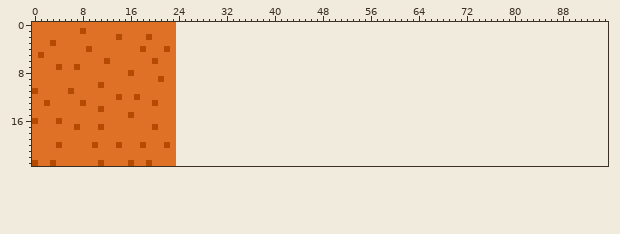
A pixel-art file gets an edit: graphics/lava1.ase. The first picture shows the starting point.
24x24 pixels, 1 frame. The old version is drawn lined up with the new one, on the new canvas.
And afterwards:
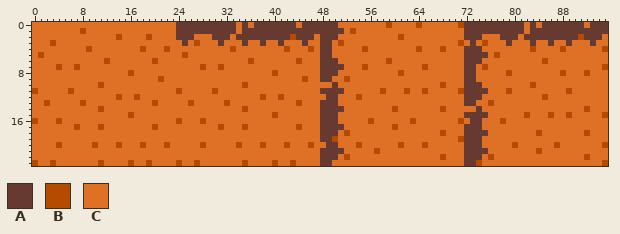
Palette (. is transparent): A #663931  B #b54b00  C #df7126
Commit message: Lava border tiles
Change:
canvas 24x24 -> 96x24
Changed rows in their new state; - is an unchanged pixel.
first column x 24:
 0 AAAAAAAAAACACAAAAAAACAAAAAACCCCCCCCBCCCCBCCCCCCBAAAAAAAAAACACAAAAAAACAAA
 1 AAAAAAAAAACAAAAAAAAAAAAAAAAACBCCCCCCCCCCCCCCCCCCAAAAAAAAAACAAAAAAAAAAAAA
 2 AAACCCAAACAAAAAAAAABAAACAAACCCCCCCCCCBCCCCCCCCCCAAACCCAAACAAAAAAAAABAAAC
 3 CACBCCCACCCACCACCACCCACCAACBCCCCCCCCCCCCCCCCCCCBCACBCCCACCCACCACCACCCACC
 4 CCCCCCCCCBCCCCCCCCBCCCBCAACCCCCBCCCCCCCCBCCCBCCCAAACCCCCCCCBCCCCBCCCCCCB
 5 CBCCCCCCCCCCCCCCCCCCCCCCAACCCCCCCCCCCCCCCCCCCCCCAAAACBCCCCCCCCCCCCCCCCCC
 6 CCCCCCCCCCCCBCCCCCCCBCCCAAACCCCCCCCBCCCCCCCCCCCCAAACCCCCCCCCCBCCCCCCCCCC
 7 CCCCBCCBCCCCCCCCCCCCCCCCAAAACCCBCCCCCCCCCBCCCCCCAACBCCCCCCCCCCCCCCCCCCCB
 8 CCCCCCCCCCCCCCCCBCCCCCCCAAACCCCCCCCCCBCCCCCCCCCCAACCCCCBCCCCCCCCBCCCBCCC
 9 CCCCCCCCCCCCCCCCCCCCCBCCAACCBCCCCCCCCCCCCCCCCCCCAACCCCCCCCCCCCCCCCCCCCCC
10 CCCCCCCCCCCBCCCCCCCCCCCCCCACCCCCCCCCCCCCCCCCBCCCAAACCCCCCCCBCCCCCCCCCCCC
11 BCCCCCBCCCCCCCCCCCCCCCCCAAAACCCCCCBCCCBCCBCCCCCBAAAACCCBCCCCCCCCCBCCCCCC
12 CCCCCCCCCCCCCCBCCBCCCCCCCAACCCBCCCCCCCCCCCCCCCCCAAACCCCCCCCCCBCCCCCCCCCC
13 CCBCCCCCBCCCCCCCCCCCBCCCAAACCCCCCCCCCCCCCCCCCCCCAACCBCCCCCCCCCCCCCCCCCCC
14 CCCCCCCCCCCBCCCCCCCCCCCCAAAACCCCCCCCBCCCCCCCBCCCCCACCCCCCCCCCCCCCCCCBCCC
15 CCCCCCCCCCCCCCCCBCCCCCCCAAACCCCCCCCCCCCCCCCCCCCCAAAACCCCCCBCCCBCCBCCCCCB
16 BCCCBCCCCCCCCCCCCCCCCCCCAAACCCCCBCCCCCCBCCCCCCCBCAACCCBCCCCCCCCCCCCCCCCC
17 CCCCCCCBCCCBCCCCCCCCBCCCAAAACCCCCCCCBCCCCCCCCCCCAAACCCCCCCCCCCCCCCCCCCCC
18 CCCCCCCCCCCCCCCCCCCCCCCCAAACBCCCCCCCCCCCCCCCBCCCAAAACCCCCCCCBCCCCCCCBCCC
19 CCCCCCCCCCCCCCCCCCCCCCCCAABCCCCCCCCCCCCCCCCCCCCBAAACCCCCCCCCCCCCCCCCCCCC
20 CCCCBCCCCCBCCCBCCCBCCCBCCAACCCBCCCCCCBCCCBCCCCCCAAACCCCCBCCCCCCBCCCCCCCB
21 CCCCCCCCCCCCCCCCCCCCCCCCAAAACCCCCBCCCCCCCCCCCCCCAAAACCCCCCCCBCCCCCCCCCCC
22 CCCCCCCCCCCCCCCCCCCCCCCCAAACBCCCCCCCCCCCCCCCBCCCAAACBCCCCCCCCCCCCCCCBCCC
23 BCCBCCCCCCCBCCCCBCCBCCCCAACCCCCCCCCCCCCCCCCCCCCCAABCCCCCCCCCCCCCCCCCCCCB
Where, in picture pixels (left, top, right, bottom), the same in both pictures:
added: (176, 22, 608, 166)
